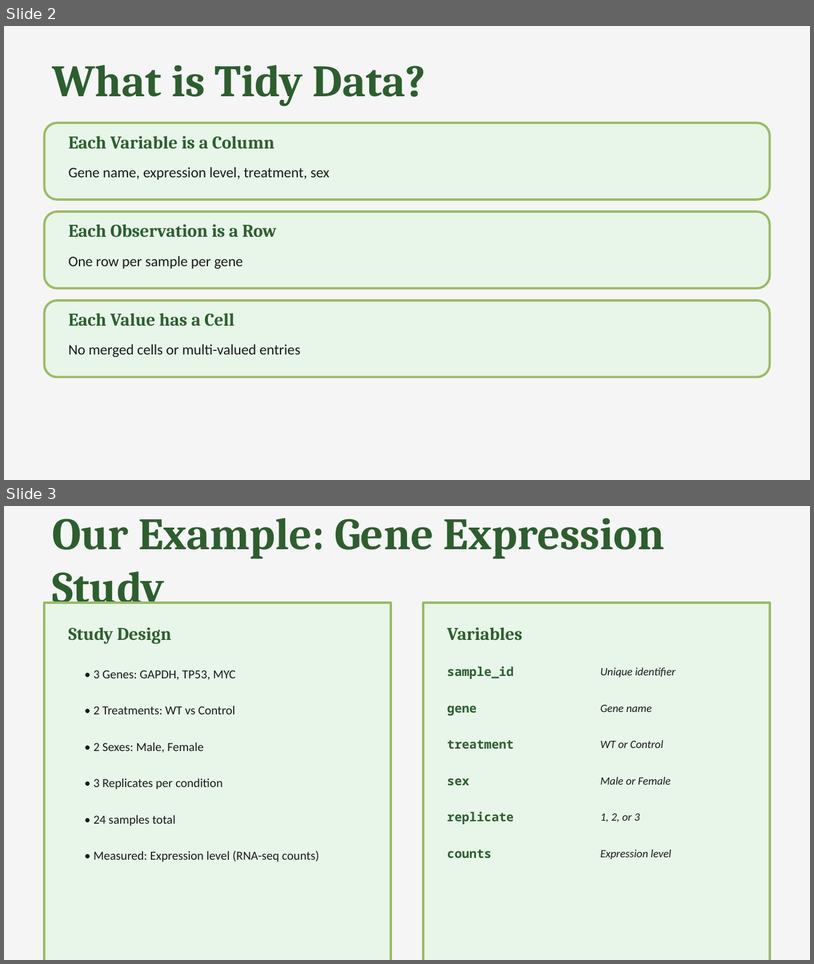
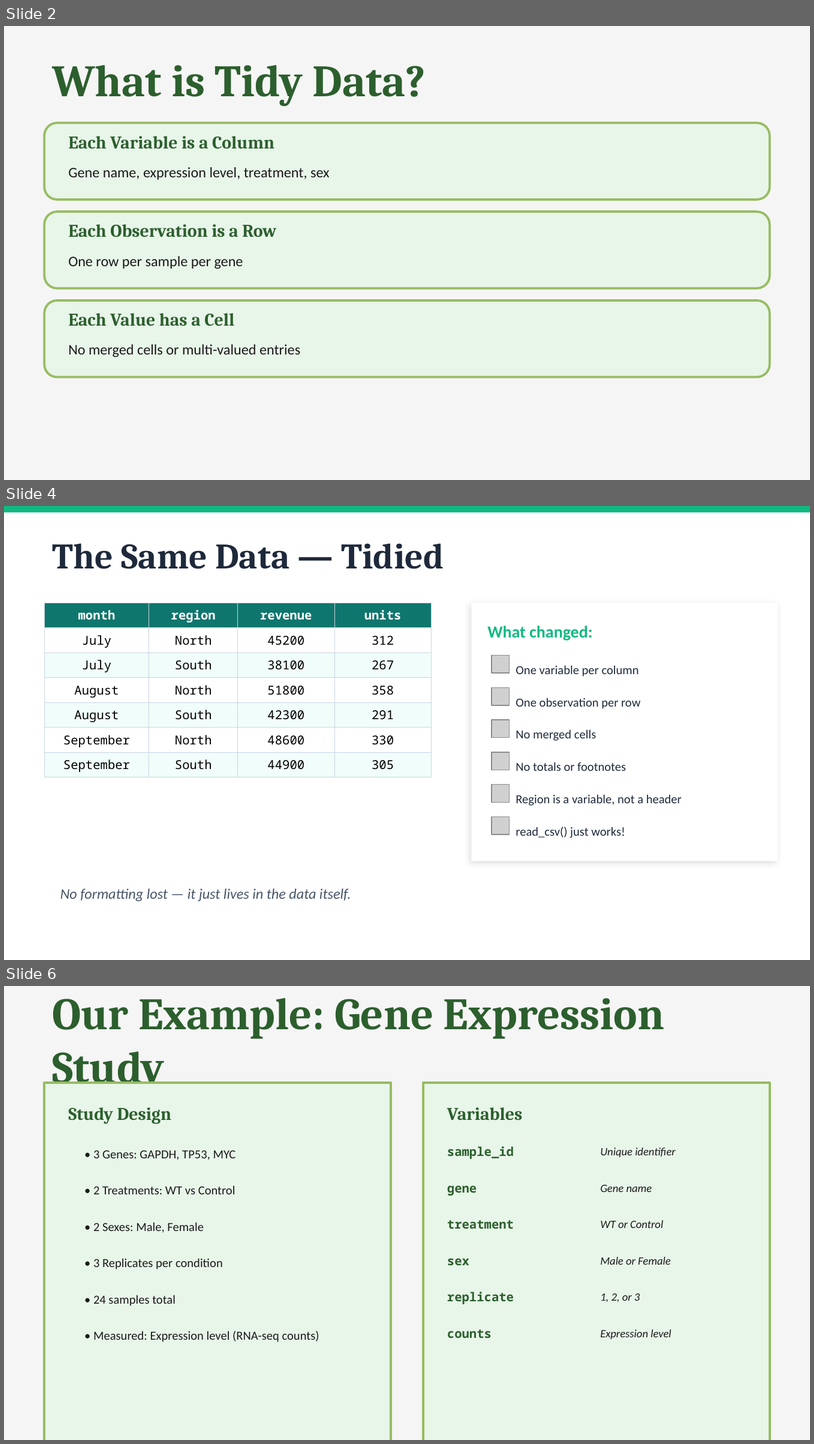
Before and after one commit to mpmorley/LBI_Rclub_Fall2025, a slide deck: 06_tidydata.pptx. Shown one above the other, each under a label of ours: slides 2 and 3 before the commit, slides 2, 4 and 6 after it; the slides between them are not shown. The pictures are 814x964 and 814x1444 pixels, drawn with LibreOffice and Linux fonts; fonts in the diff are those of the drawing; grey boxes stand for pictures. Boxes give left, top, right and bottom in pixels: in the first picture for what was removed or moved away, otherwise in the second. Text is boxed around its words. In the diff, an @@ line names an element or a change of style, - is before the commit and + after.

```diff
--- a/06_tidydata.pptx
+++ b/06_tidydata.pptx
@@ slide 4 added at <box>4,506,810,960</box>, background #FFFFFF @@
@@ rectangle added at <box>4,506,810,513</box>, fill #10B981 @@
@@ text added at <box>53,543,444,569</box>, 32 pt, text #1E293B, bold @@
+The Same Data — Tidied
@@ table added at <box>44,603,431,774</box>, 7 rows, 4 columns @@
+month | region | revenue | units
+July | North | 45200 | 312
+July | South | 38100 | 267
+August | North | 51800 | 358
+August | South | 42300 | 291
+September | North | 48600 | 330
+September | South | 44900 | 305
@@ rectangle added at <box>472,603,778,861</box>, fill #FFFFFF @@
@@ text added at <box>488,625,593,640</box>, 15 pt, text #10B981, bold @@
+What changed:
@@ picture added at <box>492,655,510,673</box> @@
@@ text added at <box>516,665,639,676</box>, 11 pt, text #1E293B @@
+One variable per column
@@ picture added at <box>492,687,510,705</box> @@
@@ text added at <box>516,697,641,709</box>, 11 pt, text #1E293B @@
+One observation per row
@@ picture added at <box>492,720,510,738</box> @@
@@ text added at <box>516,729,596,741</box>, 11 pt, text #1E293B @@
+No merged cells
@@ picture added at <box>492,752,510,769</box> @@
@@ text added at <box>516,762,626,771</box>, 11 pt, text #1E293B @@
+No totals or footnotes
@@ picture added at <box>492,784,510,802</box> @@
@@ text added at <box>516,794,682,805</box>, 11 pt, text #1E293B @@
+Region is a variable, not a header
@@ picture added at <box>492,816,510,834</box> @@
@@ text added at <box>516,826,625,838</box>, 11 pt, text #1E293B @@
+read_csv() just works!
@@ text added at <box>60,888,351,901</box>, 13 pt, text #475569, italic @@
+No formatting lost — it just lives in the data itself.
@@ what was slide 3 is now slide 6 @@
```
Also in this commit, not shown: 2 other slides added.
